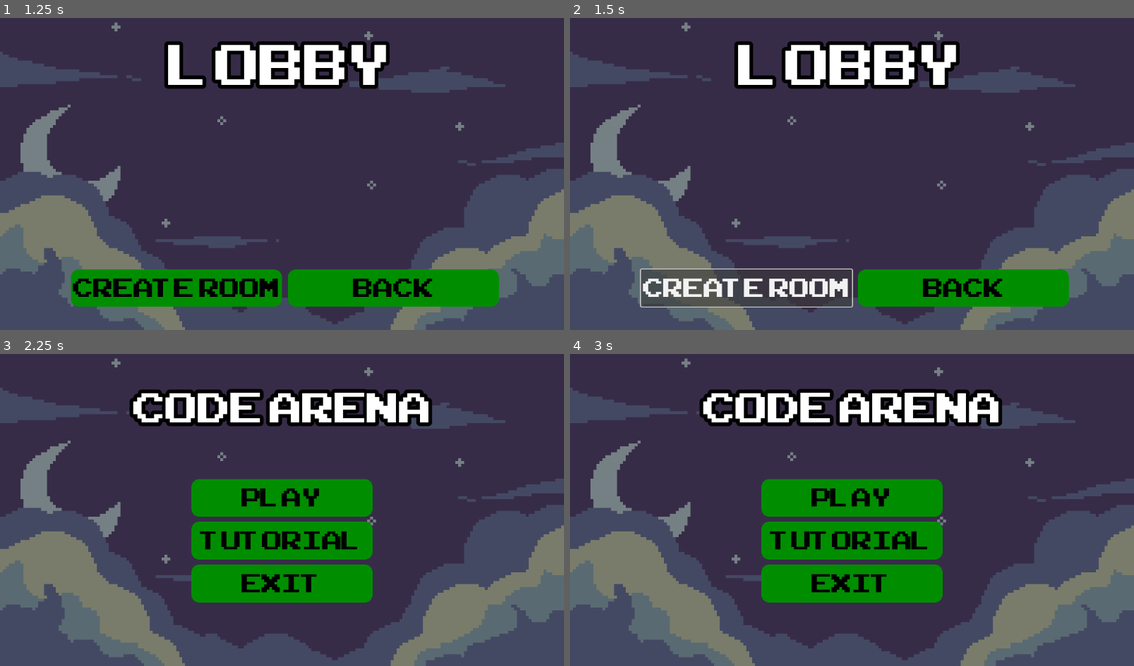
Above: before the commit, frames 1-4 (two rows, left to right).
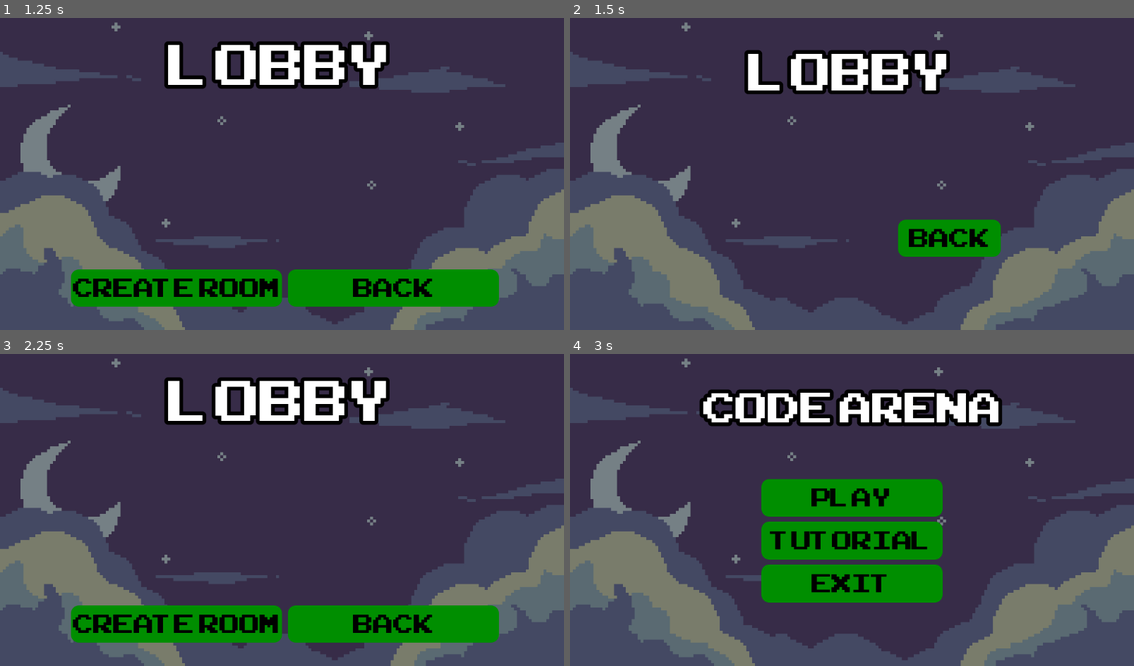
Above: after the commit, the same moments.

Repository: Russ211514/user-interface-test
Game: Godot game, scene res://menu.tscn
Two runs of this game, one before a commit and one after it. Both use one fixed random seed, a clock stepped at 60 frames per second and the inputs below.
Inputs (mouse positions are in pixels of both pictures, inside the frame that each line leads up to):
- Up to frame 1 (1.25 s): click "PLAY" at 0.5 s
- Up to frame 2 (1.5 s): click "CREATE ROOM" at 1.25 s
- Up to frame 3 (2.25 s): click "BACK" at 2 s
- Up to frame 4 (3 s): click (964, 625) at 2.75 s, where only the run after the commit has a clickable "BACK"

Frame 1 is identical in both runs. In frame 2, 14% of the frame differs, in the area x 12-89%, y 7-93%; in frame 3, 26%; in frame 4, nothing differs.

Commit message:
lobby creation

Diff:
--- /dev/null
+++ b/created_lobby.gd
@@ -0,0 +1,6 @@
+extends Control
+
+
+
+func _on_back_pressed() -> void:
+	get_tree().change_scene_to_file("res://lobby.tscn")
--- /dev/null
+++ b/created_lobby.tscn
@@ -0,0 +1,76 @@
+[gd_scene load_steps=6 format=3 uid="uid://bl84tc0d3tw3h"]
+
+[ext_resource type="Script" uid="uid://8websxkgbih2" path="res://created_lobby.gd" id="1_w153c"]
+[ext_resource type="Texture2D" uid="uid://bq0nqt8y6t3cy" path="res://faith-spark-background1.jpg" id="2_mey14"]
+[ext_resource type="FontFile" uid="uid://dgx0e5fnwpulj" path="res://ARCADECLASSIC.TTF" id="3_dd12s"]
+
+[sub_resource type="StyleBoxTexture" id="StyleBoxTexture_ayj71"]
+texture = ExtResource("2_mey14")
+modulate_color = Color(0.5647059, 0.5647059, 0.5647059, 1)
+
+[sub_resource type="StyleBoxFlat" id="StyleBoxFlat_e8rrr"]
+bg_color = Color(0, 0.5568628, 0, 1)
+corner_radius_top_left = 16
+corner_radius_top_right = 16
+corner_radius_bottom_right = 16
+corner_radius_bottom_left = 16
+
+[node name="Created lobby" type="Control"]
+layout_mode = 3
+anchors_preset = 15
+anchor_right = 1.0
+anchor_bottom = 1.0
+grow_horizontal = 2
+grow_vertical = 2
+script = ExtResource("1_w153c")
+
+[node name="Panel" type="Panel" parent="."]
+layout_mode = 1
+anchors_preset = 15
+anchor_right = 1.0
+anchor_bottom = 1.0
+grow_horizontal = 2
+grow_vertical = 2
+theme_override_styles/panel = SubResource("StyleBoxTexture_ayj71")
+
+[node name="VBoxContainer" type="VBoxContainer" parent="Panel"]
+layout_mode = 1
+anchors_preset = 8
+anchor_left = 0.5
+anchor_top = 0.5
+anchor_right = 0.5
+anchor_bottom = 0.5
+offset_left = 94.0
+offset_top = 98.0
+offset_right = 304.0
+offset_bottom = 174.0
+grow_horizontal = 2
+grow_vertical = 2
+
+[node name="Back" type="Button" parent="Panel/VBoxContainer"]
+layout_mode = 2
+theme_override_colors/font_color = Color(0, 0, 0, 1)
+theme_override_fonts/font = ExtResource("3_dd12s")
+theme_override_font_sizes/font_size = 75
+theme_override_styles/normal = SubResource("StyleBoxFlat_e8rrr")
+text = "BACK"
+
+[node name="Label" type="Label" parent="."]
+layout_mode = 1
+anchors_preset = 5
+anchor_left = 0.5
+anchor_right = 0.5
+offset_left = -266.0
+offset_top = 37.0
+offset_right = 266.0
+offset_bottom = 206.0
+grow_horizontal = 2
+theme_override_colors/font_outline_color = Color(0, 0, 0, 1)
+theme_override_constants/outline_size = 30
+theme_override_fonts/font = ExtResource("3_dd12s")
+theme_override_font_sizes/font_size = 150
+text = "LOBBY"
+horizontal_alignment = 1
+vertical_alignment = 1
+
+[connection signal="pressed" from="Panel/VBoxContainer/Back" to="." method="_on_back_pressed"]
--- a/lobby.gd
+++ b/lobby.gd
@@ -8,4 +8,4 @@
 
 
 func _on_create_room_pressed() -> void:
-	print("Goes to the created room")
+	get_tree().change_scene_to_file("res://created_lobby.tscn")
Not shown, added: created_lobby.gd.uid
